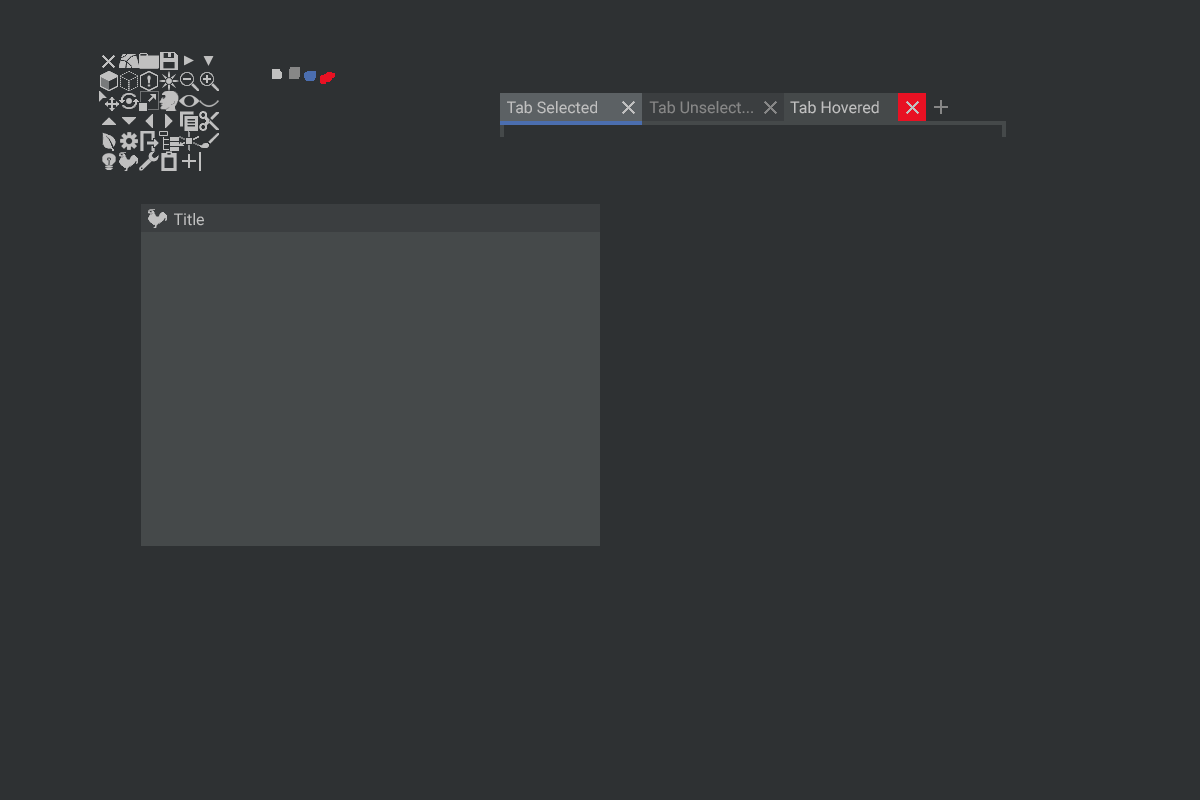
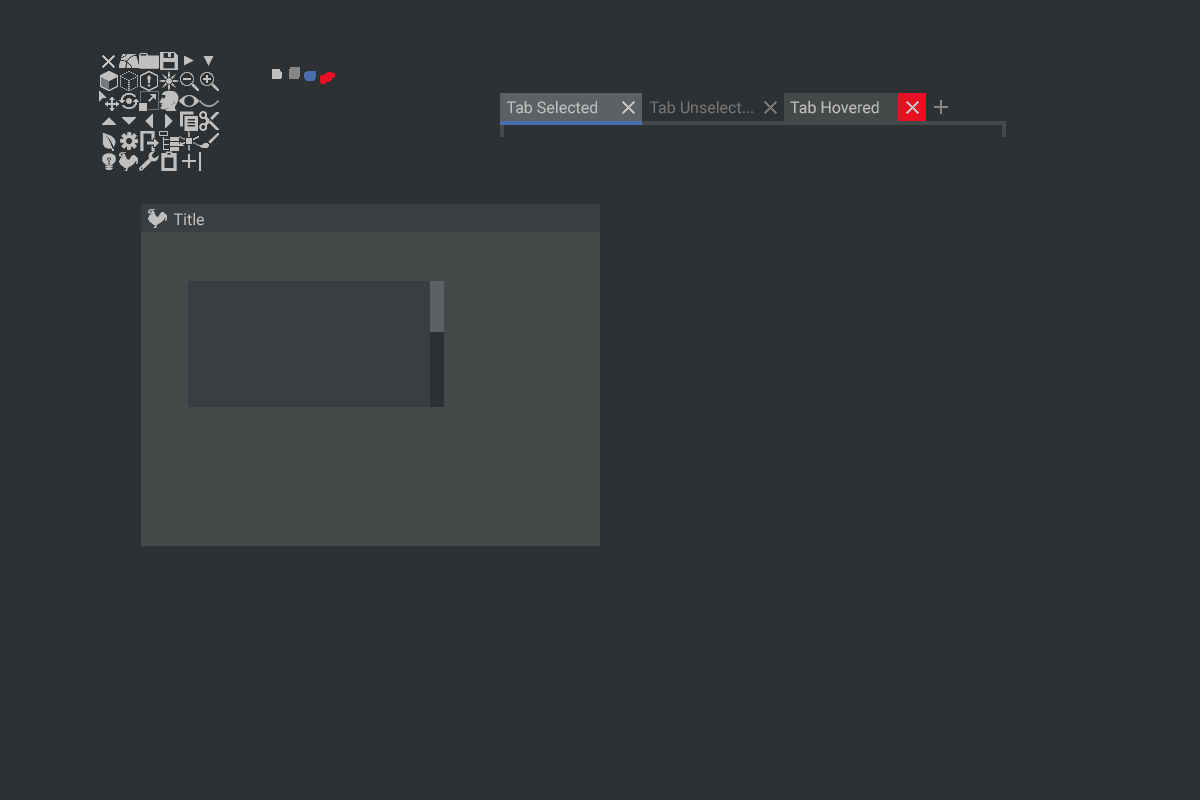
Layered file, before and after one edit (1200 × 800). Changes by layer:
painted on "Layer 4" over box(188, 93, 784, 407)
